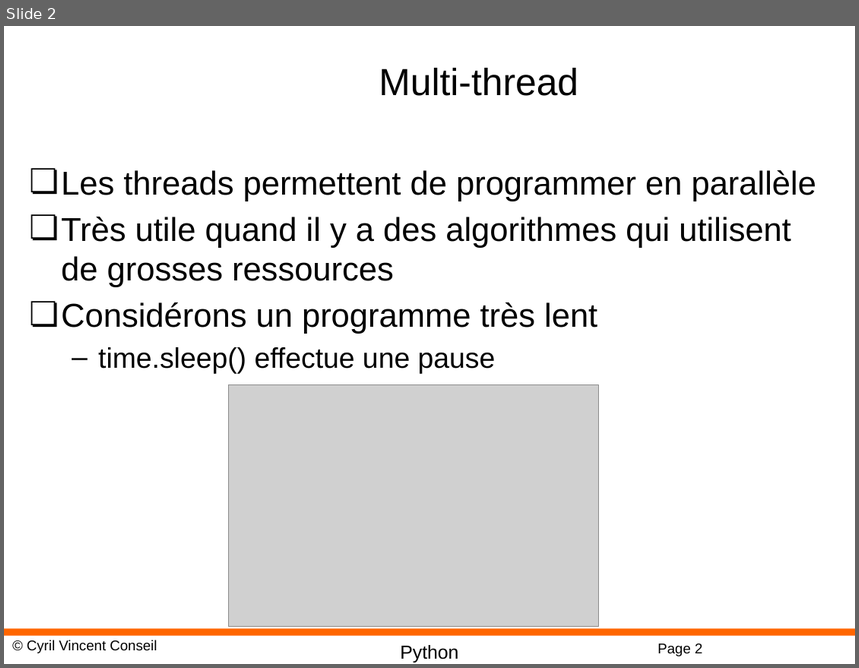
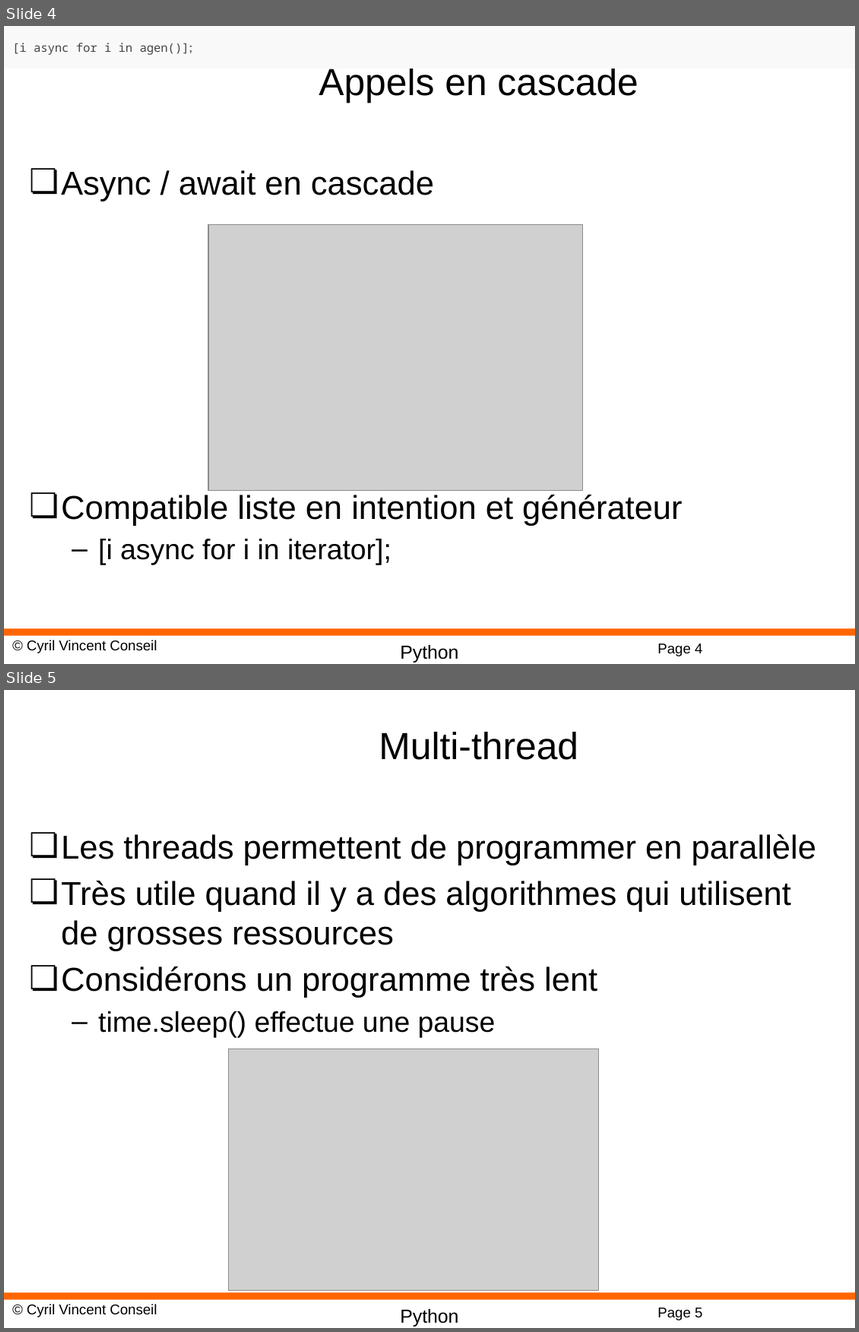
Before and after one commit to cyrilvincent/python-advanced, a slide deck: PPT/Python21-Threading.pptx. Shown one above the other, each under a label of ours: slide 2 before the commit, slides 4 and 5 after it. The pictures are 859x668 and 859x1332 pixels, drawn with LibreOffice and Linux fonts; fonts in the diff are those of the drawing; grey boxes stand for pictures; background and template pictures are left out. Boxes give left, top, right and bottom in pixels: in the first picture for what was removed or moved away, otherwise in the second. Text is boxed around its words. In the diff, an @@ line names an element or a change of style, - is before the commit and + after.

```diff
--- a/PPT/Python21-Threading.pptx
+++ b/PPT/Python21-Threading.pptx
@@ slide 4 added at (x1=4, y1=26, x2=855, y2=664), background #FFFFFF; not listed: 4 template elements that a slide beside it also shows @@
@@ text added at (x1=12, y1=43, x2=189, y2=55), 10 pt, text #444444 @@
+[i async for i in agen()];
@@ title added at (x1=319, y1=69, x2=638, y2=103), 32 pt, text #000000 @@
+Appels en cascade
@@ text added at (x1=61, y1=170, x2=682, y2=566), 28 pt, text #000000 @@
+❏ Async / await en cascade
+❏ Compatible liste en intention et générateur
+  – [i async for i in iterator];
@@ picture added at (x1=208, y1=224, x2=583, y2=491) @@
@@ what was slide 2 is now slide 5 @@
@@ page number at (x1=658, y1=1308, x2=702, y2=1321): text changed @@
-Page 2
+Page 5
```
Also in this commit, not shown: 2 other slides added, 29 other files.
